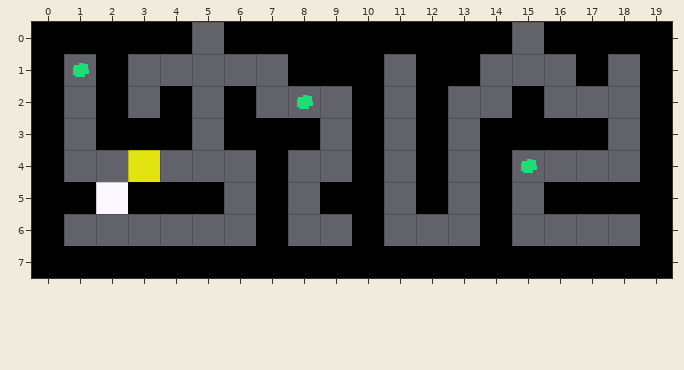
Tiled map, stored at static/maps/test_map.tmx. This is how it looked before the edit.
Cells are 32x32 px. Shown: x 0..19, y 0..7.
And afterwards:
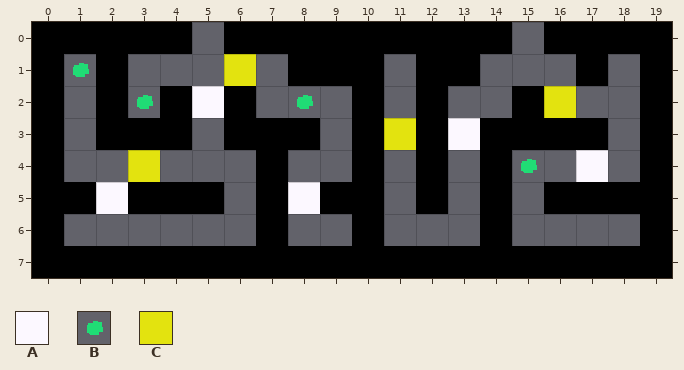
Key: from "tiles": A 1 "1", B 2, C 3 "0".
_ is an empty cell, . an unchanged one.
Edits made:
--- layer "Primary Layer"
@@ x 3..17 @@
-1 ..._...........
-2 _._.........._.
-3 ........_._....
-4 .............._
-5 ....._.........
+1 ...C...........
+2 B.A..........C.
+3 ........C.A....
+4 ..............A
+5 .....A.........
Where, in picture pixels (left, top, right, bottom), the same in both pictures:
added: (192, 54, 256, 118)
added: (137, 95, 153, 109)
added: (544, 86, 576, 118)
added: (384, 118, 416, 150)
added: (448, 118, 480, 150)
added: (576, 150, 608, 182)
added: (288, 182, 320, 214)
